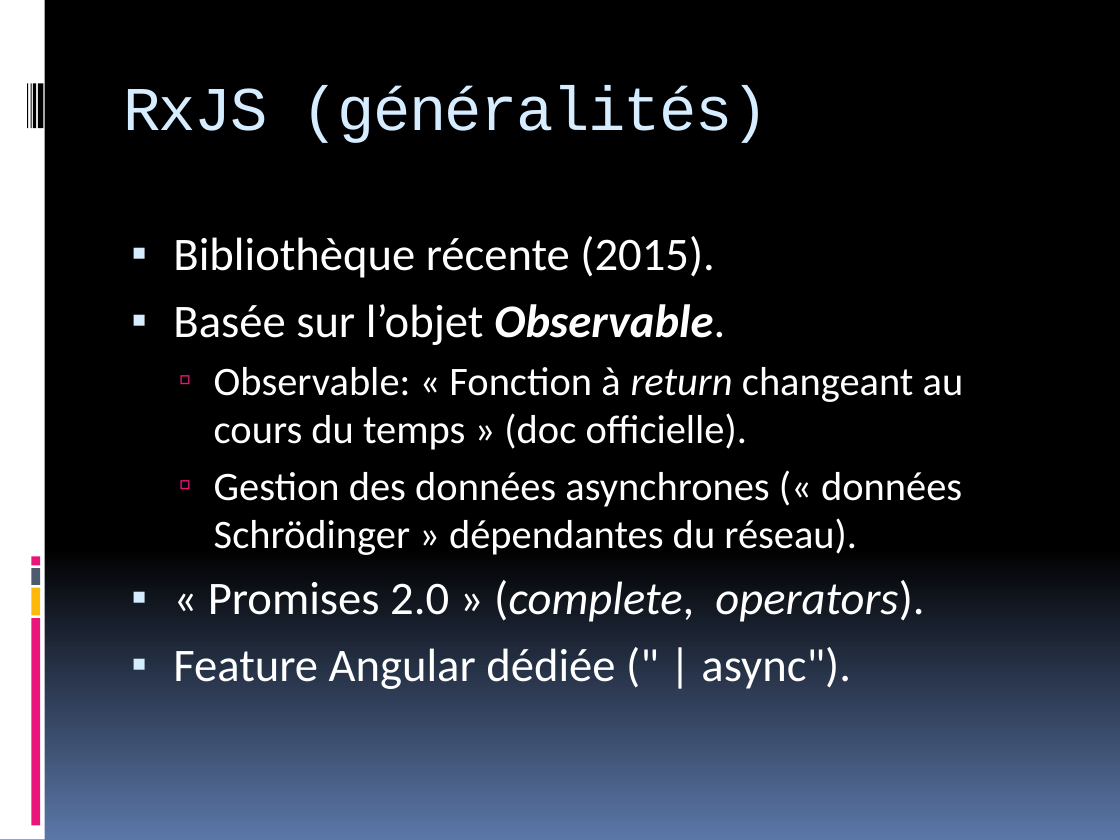
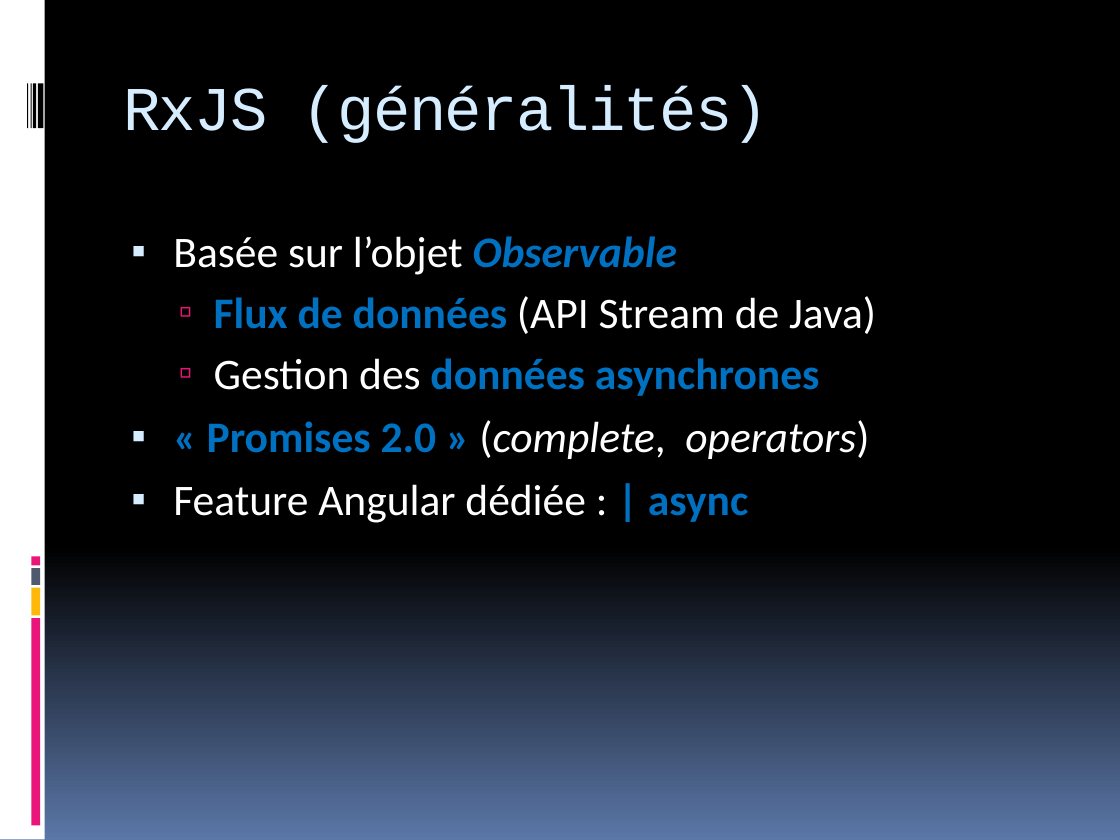
Before and after one commit to plip-plop/rxjsproject, a slide deck: slide 3 of RxJS_MARBLE_ET_OPERATOR.pptx. Drawn at 1120x840 pixels with LibreOffice and Linux fonts; fonts in the diff are those of the drawing. Boxes give left, top, right and bottom in pixels: in the first picture for what was removed or moved away, otherwise in the second. Text is boxed around its words. In the diff, an @@ line names an element or a change of style, - is before the commit and + after.

```diff
--- a/RxJS_MARBLE_ET_OPERATOR.pptx
+++ b/RxJS_MARBLE_ET_OPERATOR.pptx
@@ text at (173,236,876,523): text changed; size 26 to 28 pt @@
-▪ Bibliothèque récente (2015).
-▪ Basée sur l’objet Observable.
-  ▫ Observable: « Fonction à return changeant au cours du temps » (doc officielle).
-  ▫ Gestion des données asynchrones (« données Schrödinger » dépendantes du réseau).
-▪ « Promises 2.0 » (complete, operators).
-▪ Feature Angular dédiée (" | async").
+▪ Basée sur l’objet Observable
+  ▫ Flux de données (API Stream de Java)
+  ▫ Gestion des données asynchrones
+▪ « Promises 2.0 » (complete, operators)
+▪ Feature Angular dédiée : | async
```
Also in this commit, not shown: 12 other slides changed, 1 other file.
